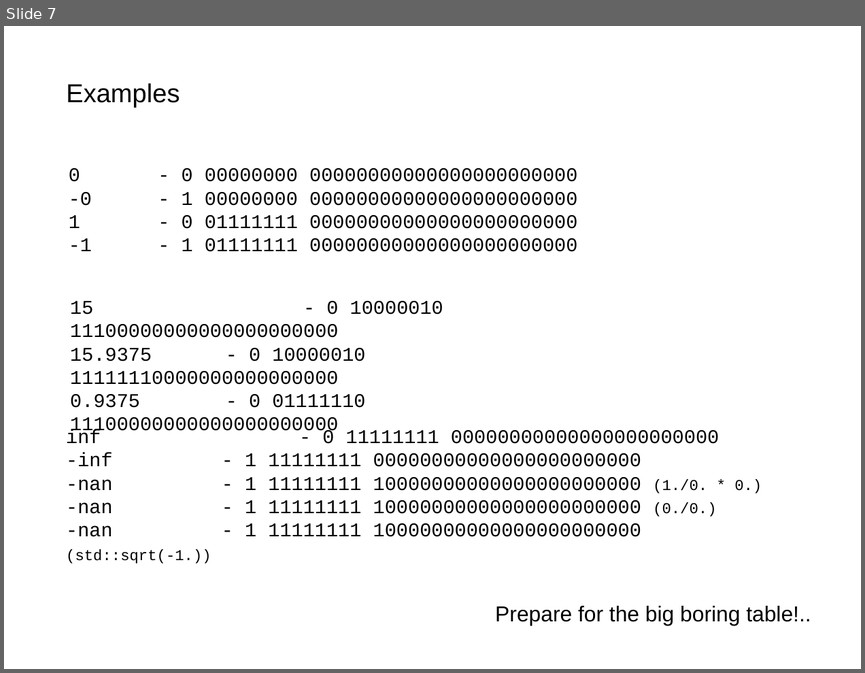
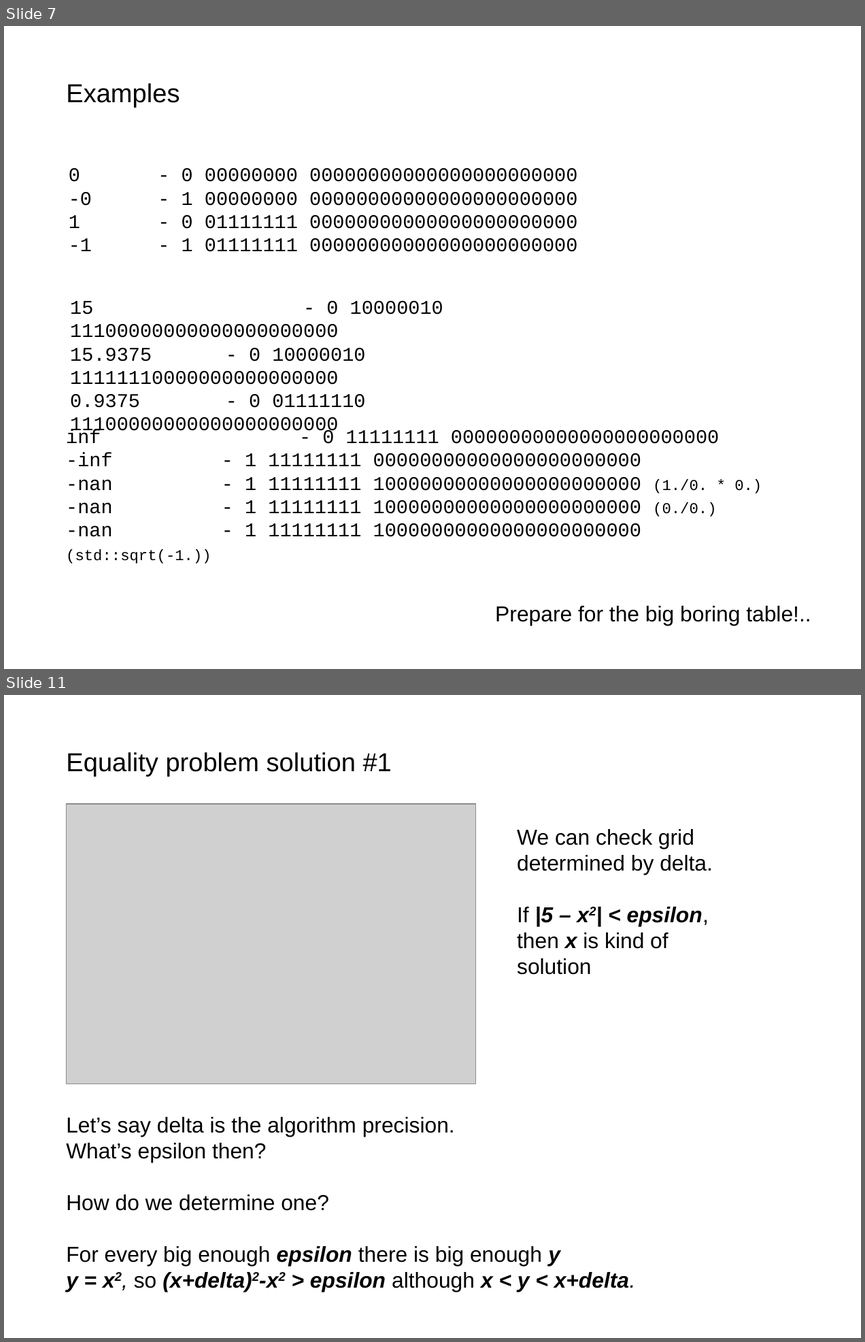
Before and after one commit to akalenuk/floating-point-experiments, a slide deck: floating.odp. Shown one above the other, each under a label of ours: slide 7 before the commit, slides 7 and 11 after it; the slides between them are not shown. The pictures are 865x673 and 865x1342 pixels, drawn with LibreOffice and Linux fonts; fonts in the diff are those of the drawing; grey boxes stand for pictures. Boxes give left, top, right and bottom in pixels: in the first picture for what was removed or moved away, otherwise in the second. Text is boxed around its words. In the diff, an @@ line names an element or a change of style, - is before the commit and + after.

Commit message:
equality

```diff
--- a/floating.odp
+++ b/floating.odp
@@ slide 11 added at [4,695,861,1338], background #FFFFFF @@
@@ text added at [66,752,392,777], 24 pt, text #000000 @@
+Equality problem solution #1
@@ picture added at [66,804,476,1084] @@
@@ text added at [517,829,713,974], 20 pt, text #000000 @@
+We can check grid determined by delta.
+If |5 – x2| < epsilon,
+then x is kind of solution
@@ text added at [66,1117,636,1291], 20 pt, text #000000 @@
+Let’s say delta is the algorithm precision.
+What’s epsilon then?
+How do we determine one?
+For every big enough epsilon there is big enough y
+y = x2, so (x+delta)2-x2 > epsilon although x < y < x+delta.
```
Also in this commit, not shown: 3 slides changed, 3 other slides added, 1 slide removed, 3 other files.
